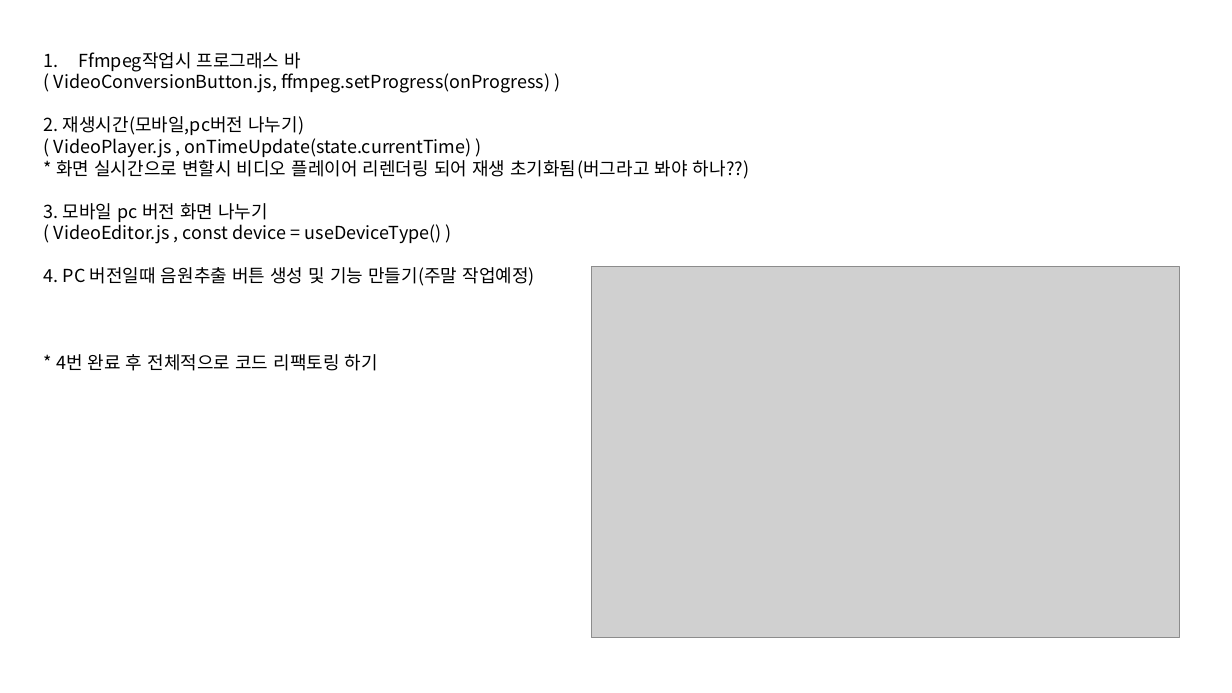
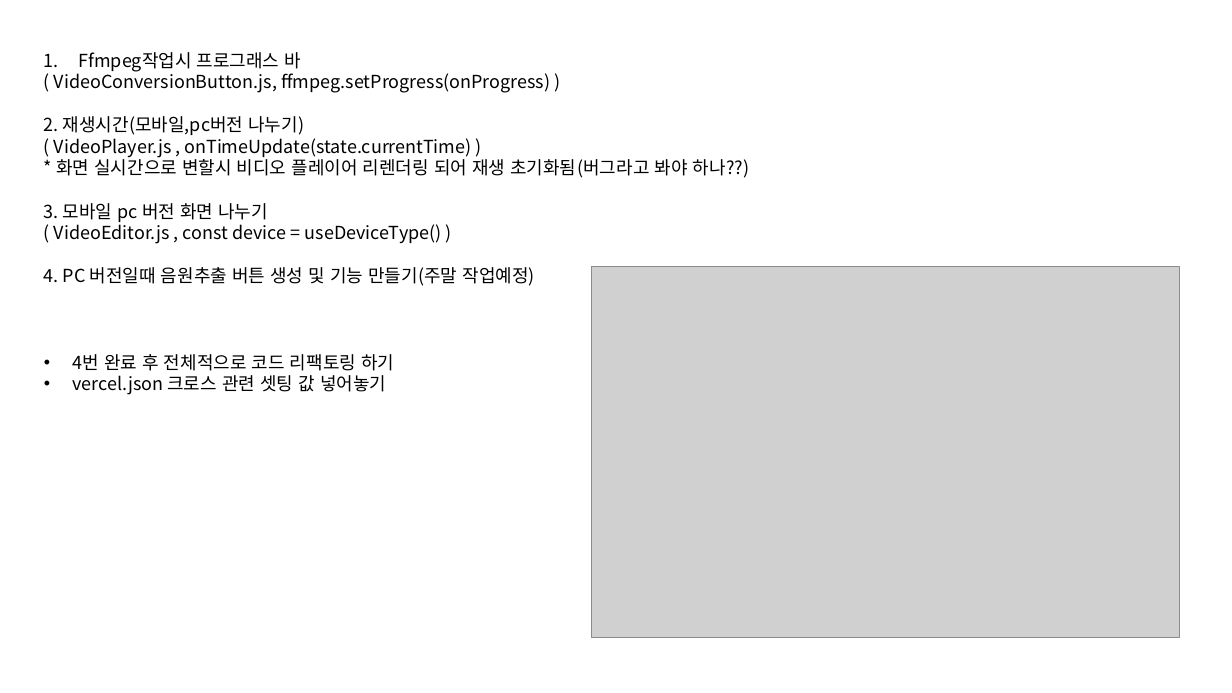
Before and after one commit to josungman/Programmer-s_Web_App_Dev_Course, a slide deck: slide 1 of week10-11/w11_part3/비디오에디터.pptx. Drawn at 1232x693 pixels with LibreOffice and Linux fonts; fonts in the diff are those of the drawing; grey boxes stand for pictures. Boxes give left, top, right and bottom in pixels: in the first picture for what was removed or moved away, otherwise in the second. Text is boxed around its words. In the diff, an @@ line names an element or a change of style, - is before the commit and + after.

Commit message:
11주차(비디오에디터 개인 프로젝트 진행중, vercel 크로스 셋팅값 설정)

```diff
--- a/week10-11/w11_part3/비디오에디터.pptx
+++ b/week10-11/w11_part3/비디오에디터.pptx
@@ text at [73, 354, 394, 395]: text changed @@
-* 4번 완료 후 전체적으로 코드 리팩토링 하기
+• 4번 완료 후 전체적으로 코드 리팩토링 하기
+• vercel.json 크로스 관련 셋팅 값 넣어놓기
```
Also in this commit, not shown: 1 other file.
